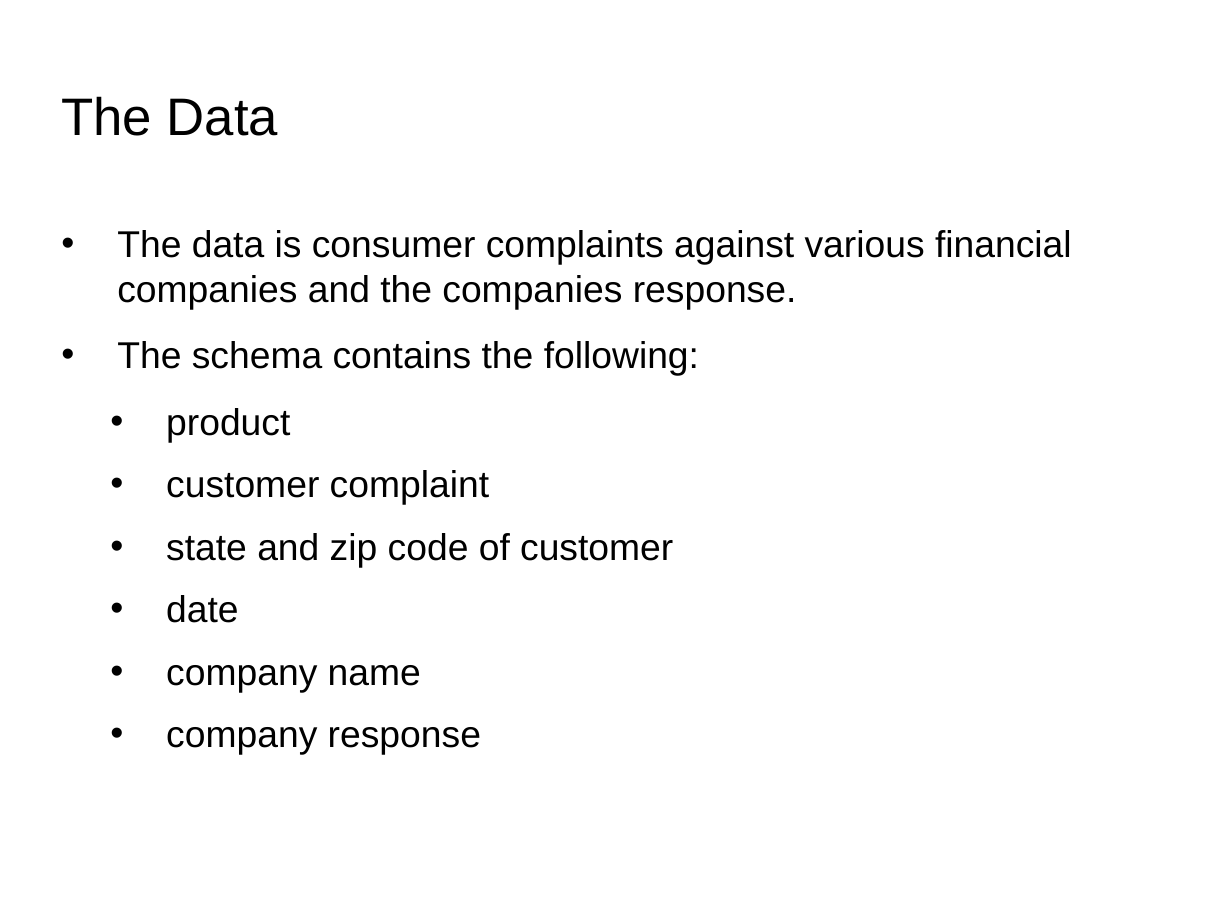
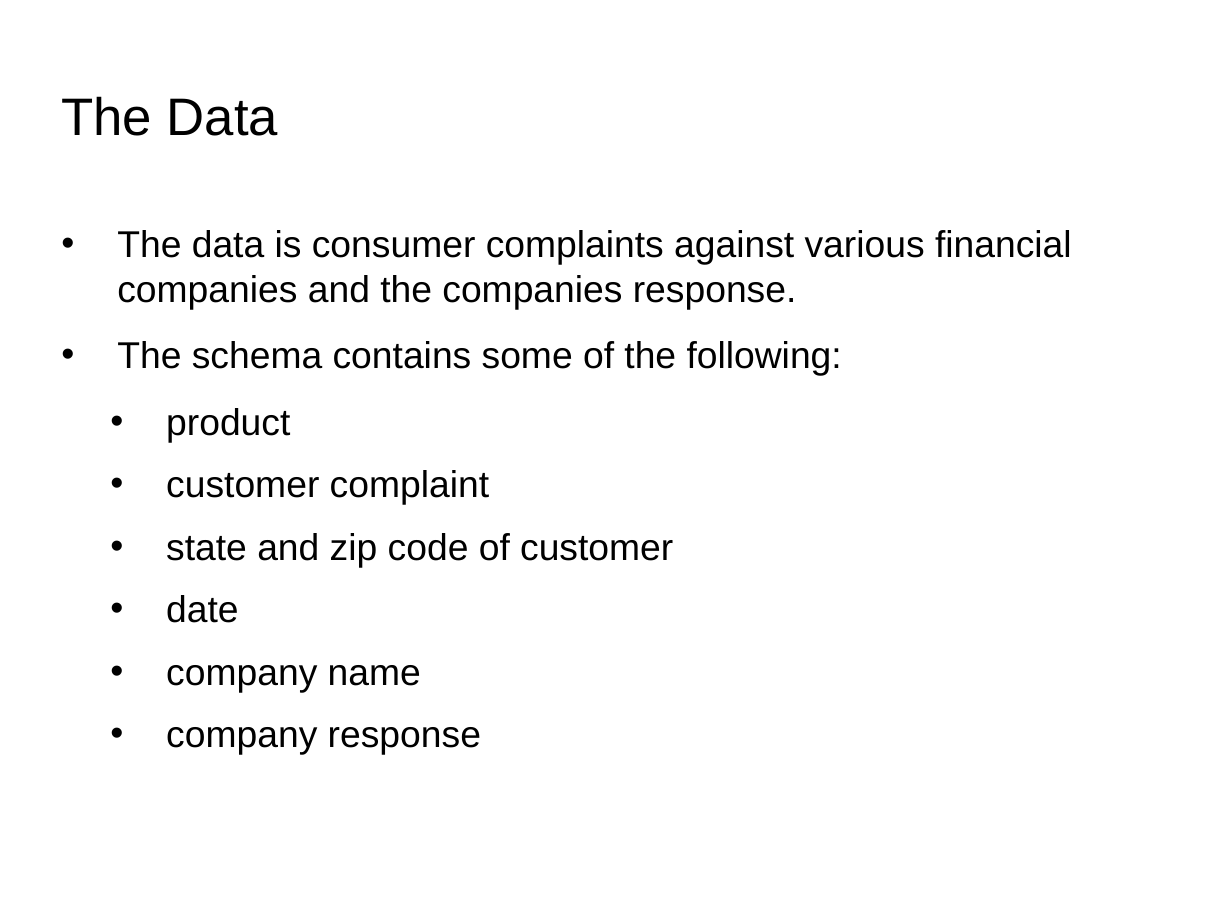
Before and after one commit to tawrahim/PCP_Final_Project, a slide deck: slide 2 of presentation.ppt. Drawn at 1232x924 pixels with LibreOffice and Linux fonts; fonts in the diff are those of the drawing; background and template pictures are left out. Boxes give left, top, right and bottom in pixels: in the first picture for what was removed or moved away, otherwise in the second. Text is boxed around its words. In the diff, an @@ line names an element or a change of style, - is before the commit and + after.

Commit message:
Minor fixes to the PPT
There were a few typos, red text and I also moved 'Our Result' to before
the graphs.

```diff
--- a/presentation.ppt
+++ b/presentation.ppt
@@ text at (x1=117, y1=341, x2=842, y2=376): text changed @@
-• The schema contains the following:
+• The schema contains some of the following:
```
Also in this commit, not shown: 3 other slides changed.
